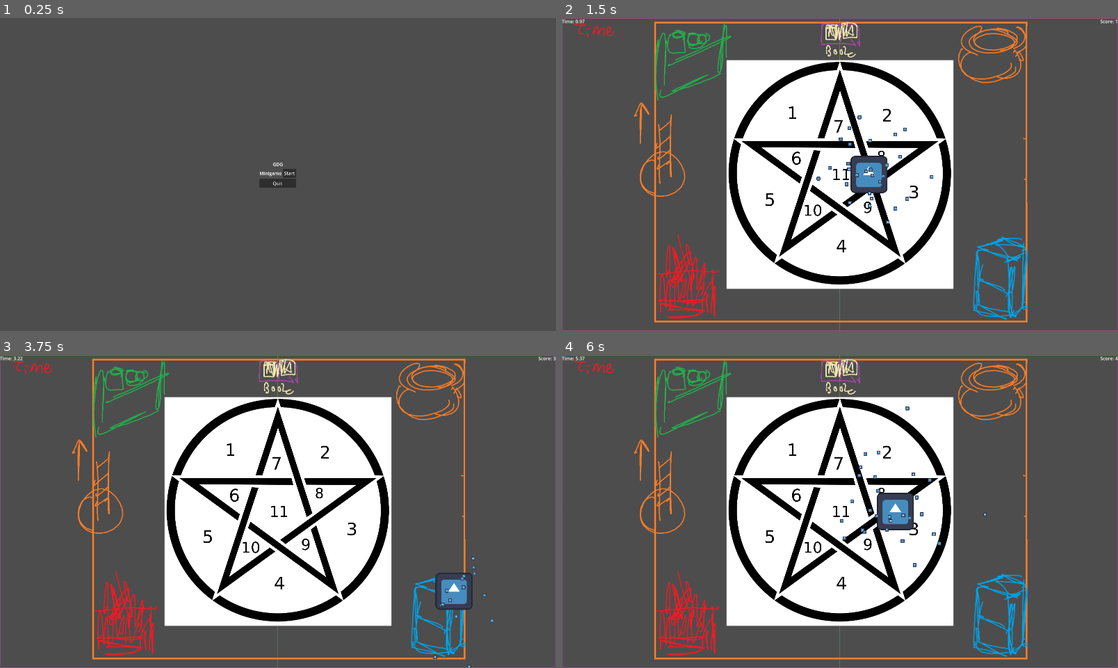
Above: before the commit, frames 1-4 (two rows, left to right).
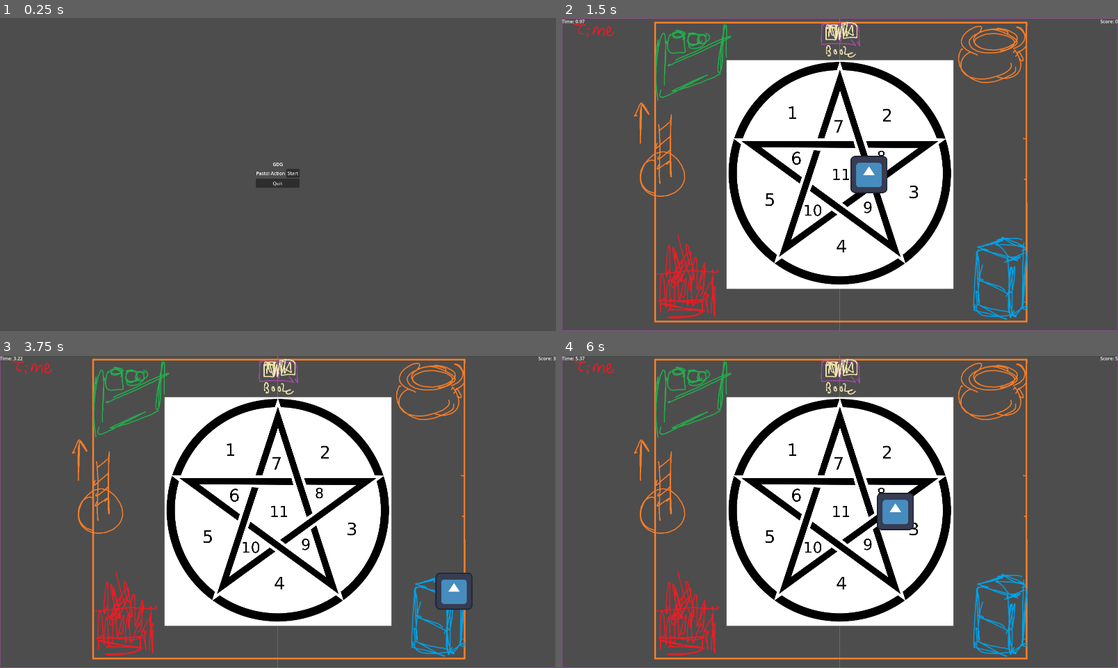
Above: after the commit, the same moments.

Repository: Game-Developers-Group-IUI/mini-game-2024
Game: Godot game, scene res://game.tscn
The game is run twice, just before and just after one commit, with the same random seed, the same clock (stepped at 60 frames per second) and the same inputs. The engine's default icon, where the game draws it, is replaced by a stand-in: a white triangle on a blue panel in a dark square.
Inputs:
- Up to frame 1 (0.25 s): no input
- Up to frame 2 (1.5 s): click "Start" at 0.5 s; tap Enter (confirm) at 1.25, 1.35 s; hold D (move_right) from 1.28 s (still down)
- Up to frame 3 (3.75 s): release D (move_right) at 2.03 s; hold S (move_down) 2.03-2.78 s; tap Enter (confirm) at 2.1, 2.85, 3.6 s; hold D (move_right) 2.78-3.53 s; hold W (move_up) from 3.53 s (still down)
- Up to frame 4 (6 s): release W (move_up) at 4.28 s; hold A (move_left) 4.28-5 s; tap Enter (confirm) at 4.35, 5.75, 5.85 s; tap Escape (menu) at 4.9 s; click "Resume" at 5 s; hold A (move_left) from 5.78 s (still down)

The runs differ from the first frame. In frame 1, 0.1% of the frame differs, in the area x 46-54%, y 48-55%; in frame 2, 0.2%, in the area x 45-100%, y 0-66%; in frame 3, less than 0.1%; in frame 4, 0.2%.

Commit message:
standardized

Diff:
--- a/pastel_action/game.gd
+++ b/pastel_action/game.gd
@@ -32,8 +32,6 @@
 
 
 func _ready() -> void:
-	Global.activate.connect(_activate)
-
 	if launch_running:
 		_on_start_button_down()
 	else:
@@ -47,45 +45,46 @@
 		## Pause
 		elif ui == state.playing:
 			ui = state.paused
-			main_menu.visible = false
-			pause_menu.visible = true
-			game_interface.visible = false
+			main_menu.hide()
+			pause_menu.show()
+			game_interface.hide()
 		## Resume
 		elif ui == state.paused:
 			ui = state.playing
-			main_menu.visible = false
-			pause_menu.visible = false
-			game_interface.visible = true
+			main_menu.hide()
+			pause_menu.hide()
+			game_interface.show()
 
 
 func _physics_process(delta: float) -> void:
 	if ui == state.playing:
 		time += delta
+		score = floorf(time)
 		time_label.text = "Time: " + round_digits(time, 2)
 		score_label.text = "Score: " + round_digits(score, 0)
 
 
 func _on_start_button_down() -> void:
 	ui = state.playing
-	main_menu.visible = false
-	pause_menu.visible = false
-	game_interface.visible = true
+	main_menu.hide()
+	pause_menu.hide()
+	game_interface.show()
 	start_game()
 
 
 func _on_exit_button_down() -> void:
 	ui = state.main_menu
-	main_menu.visible = true
-	pause_menu.visible = false
-	game_interface.visible = false
+	main_menu.show()
+	pause_menu.hide()
+	game_interface.hide()
 	exit_game()
 
 
 func _on_resume_button_down() -> void:
 	ui = state.playing
-	main_menu.visible = false
-	pause_menu.visible = false
-	game_interface.visible = true
+	main_menu.hide()
+	pause_menu.hide()
+	game_interface.show()
 
 
 func _on_quit_button_down() -> void:
@@ -95,22 +94,18 @@
 func start_game() -> void:
 	## Set up game
 	time = 0.0
-	score = 0
-	var levelScn: Level = level_scene.instantiate()
-	add_child(levelScn)
-	level = levelScn
-	var playerScn: Player = player_scene.instantiate()
-	add_child(playerScn)
-	player = playerScn
+	score = 0.0
+	var level_new: Level = level_scene.instantiate()
+	add_child(level_new)
+	level = level_new
+	var player_new: Player = player_scene.instantiate()
+	add_child(player_new)
+	player = player_new
 
 
 func exit_game() -> void:
 	## Destroy all nodes generated by game
 	get_tree().call_group_flags(SceneTree.GROUP_CALL_DEFERRED, &"game_nodes", &"queue_free")
-
-
-func _activate(value: float) -> void:
-	score += value
 
 
 ## Rounds and truncates a float's decimal part to digit amount of digits
--- a/pastel_action/game.tscn
+++ b/pastel_action/game.tscn
@@ -48,7 +48,7 @@
 
 [node name="Label" type="Label" parent="UI/MarginContainer/MainMenu/VBoxContainer/HBoxContainer"]
 layout_mode = 2
-text = "Minigame"
+text = "Pastel Action"
 horizontal_alignment = 1
 
 [node name="Start" type="Button" parent="UI/MarginContainer/MainMenu/VBoxContainer/HBoxContainer"]
--- a/pastel_action/global.gd
+++ b/pastel_action/global.gd
@@ -1,7 +1,7 @@
 extends Node
 
 ## List of global signals
-## Emit signal with Global.signalnamehere.emit()
-## Receive signal with Global.signalnamehere.connect(_functionnamehere)
-
-signal activate(value: float)
+## Declare with signal signal_name_here(parameters_here: type_here)
+## Emit signal with Global.signal_name_here.emit(parameters_here)
+## Connect signal in _ready() with Global.signal_name_here.connect(_function_name_here)
+## Receive signal with func _function_name_here(parameters_here: type_here)
--- a/pastel_action/scenes/level.gd
+++ b/pastel_action/scenes/level.gd
@@ -1,50 +1,52 @@
+class_name Level
 extends Node2D
 
-class_name Level
+## Internal References
+@onready var ladder_cooldown_timer: Timer = %LadderCooldown
 
-##Internal References
+## Static References
 @export_category("Basement")
-@export var basementFloor: Sprite2D
+@export var basement_floor: Sprite2D
 @export var pentagram: Sprite2D
 
 @export_category("Aboveground")
-@export var abovegroundFloor: Sprite2D
+@export var aboveground_floor: Sprite2D
 
 @export_category("Universal")
 @export var walls: StaticBody2D
 @export var ladder: Area2D
 
 ## Variables
-@export var inBasement := true
-
-# Called when the node enters the scene tree for the first time.
-func _ready() -> void:
-	pass # Replace with function body.
+var in_basement: bool = true
+var on_ladder_cooldown: bool = false
 
 
-# Called every frame. 'delta' is the elapsed time since the previous frame.
 func _process(_delta: float) -> void:
-	##Ladder climb
-	if Input.is_action_just_pressed("confirm"):
-		for body in ladder.get_overlapping_bodies():
-			#print("hi")
-			if body.is_in_group("player"):
-				inBasement = not inBasement
+	## Ladder climbing
+	if Input.is_action_just_pressed(&"confirm"):
+		for body: PhysicsBody2D in ladder.get_overlapping_bodies():
+			if body is Player and not on_ladder_cooldown:
+				on_ladder_cooldown = true
+				ladder_cooldown_timer.start()
+				if in_basement:
+					to_aboveground()
+				elif not in_basement:
+					to_basement()
 
 
+func to_basement() -> void:
+	#TODO: switching active states of interactibles that don't exist yet
+	in_basement = true
+	aboveground_floor.hide()
+	basement_floor.show()
 
 
-	##Switch floors
+func to_aboveground() -> void:
+	in_basement = false
 	#TODO: switching active states of interactibles that don't exist yet
-	if inBasement:
-		if abovegroundFloor.visible:
-			abovegroundFloor.hide()
-		if not basementFloor.visible:
-			basementFloor.show()
-	else:
-		if basementFloor.visible:
-			basementFloor.hide()
-		if not abovegroundFloor.visible:
-			abovegroundFloor.show()
+	aboveground_floor.show()
+	basement_floor.hide()
 
-	pass
+
+func _on_ladder_cooldown_timeout() -> void:
+	on_ladder_cooldown = false
--- a/pastel_action/scenes/level.tscn
+++ b/pastel_action/scenes/level.tscn
@@ -8,11 +8,11 @@
 [sub_resource type="CircleShape2D" id="CircleShape2D_pixmk"]
 radius = 72.0
 
-[node name="Level" type="Node2D" node_paths=PackedStringArray("basementFloor", "pentagram", "abovegroundFloor", "walls", "ladder") groups=["game_nodes"]]
+[node name="Level" type="Node2D" node_paths=PackedStringArray("basement_floor", "pentagram", "aboveground_floor", "walls", "ladder") groups=["game_nodes"]]
 script = ExtResource("1_xwnn2")
-basementFloor = NodePath("Basement")
+basement_floor = NodePath("Basement")
 pentagram = NodePath("Basement/Pentagram")
-abovegroundFloor = NodePath("AboveGround")
+aboveground_floor = NodePath("AboveGround")
 walls = NodePath("Walls")
 ladder = NodePath("Ladder")
 
@@ -43,3 +43,10 @@
 
 [node name="CollisionShape2D" type="CollisionShape2D" parent="Ladder"]
 shape = SubResource("CircleShape2D_pixmk")
+
+[node name="LadderCooldown" type="Timer" parent="."]
+unique_name_in_owner = true
+wait_time = 0.25
+one_shot = true
+
+[connection signal="timeout" from="LadderCooldown" to="." method="_on_ladder_cooldown_timeout"]
--- a/pastel_action/scenes/player.gd
+++ b/pastel_action/scenes/player.gd
@@ -5,9 +5,6 @@
 @onready var game: Game = get_node(^"/root/Game")
 
 ## Internal References
-#@onready var camera: Camera2D = %Camera2D
-@onready var sprite: Sprite2D = %Sprite2D
-@onready var particles: GPUParticles2D = %GPUParticles2D
 @onready var cooldown_timer: Timer = %CooldownTimer
 
 ## Properties
@@ -25,33 +22,12 @@
 
 	input_direction = Input.get_vector(&"move_left", &"move_right", &"move_up", &"move_down")
 
-
-
 	## Move smoothly
 	if input_direction:
 		velocity = input_direction * speed * delta * 60
 	else:
 		## Decay speed and set it to zero
-		velocity /= (delta * 120)
+		velocity /= (delta * 60 * 2)
 		if is_zero_approx(velocity.length_squared()):
 			velocity = Vector2.ZERO
 	move_and_slide()
-
-	## Action
-	if Input.is_action_just_pressed(&"confirm"):
-		activate()
-
-
-func activate() -> void:
-	if not on_cooldown:
-		particles.restart()
-		on_cooldown = true
-		Global.activate.emit(1)
-
-
-func _on_gpu_particles_2d_finished() -> void:
-	cooldown_timer.start()
-
-
-func _on_cooldown_timer_timeout() -> void:
-	on_cooldown = false
--- a/pastel_action/scenes/player.tscn
+++ b/pastel_action/scenes/player.tscn
@@ -6,16 +6,7 @@
 [sub_resource type="RectangleShape2D" id="RectangleShape2D_33oow"]
 size = Vector2(64, 64)
 
-[sub_resource type="ParticleProcessMaterial" id="ParticleProcessMaterial_0dly0"]
-particle_flag_disable_z = true
-inherit_velocity_ratio = 1.0
-spread = 180.0
-initial_velocity_min = 1000.0
-initial_velocity_max = 1000.0
-scale_min = 0.1
-scale_max = 0.1
-
-[node name="Player" type="CharacterBody2D" groups=["game_nodes", "player"]]
+[node name="Player" type="CharacterBody2D" groups=["game_nodes"]]
 motion_mode = 1
 script = ExtResource("1_cvx1t")
 
@@ -23,22 +14,9 @@
 shape = SubResource("RectangleShape2D_33oow")
 
 [node name="Sprite2D" type="Sprite2D" parent="."]
-unique_name_in_owner = true
 texture = ExtResource("2_5i80y")
-
-[node name="GPUParticles2D" type="GPUParticles2D" parent="."]
-unique_name_in_owner = true
-emitting = false
-amount = 30
-process_material = SubResource("ParticleProcessMaterial_0dly0")
-texture = ExtResource("2_5i80y")
-lifetime = 0.25
-one_shot = true
 
 [node name="CooldownTimer" type="Timer" parent="."]
 unique_name_in_owner = true
 wait_time = 0.25
 one_shot = true
-
-[connection signal="finished" from="GPUParticles2D" to="." method="_on_gpu_particles_2d_finished"]
-[connection signal="timeout" from="CooldownTimer" to="." method="_on_cooldown_timer_timeout"]
Not shown: 1 places in pastel_action/game.tscn that only renumber resources
Not shown: 1 places in pastel_action/scenes/level.tscn that only renumber resources
Not shown: 1 places in pastel_action/scenes/player.tscn that only renumber resources
